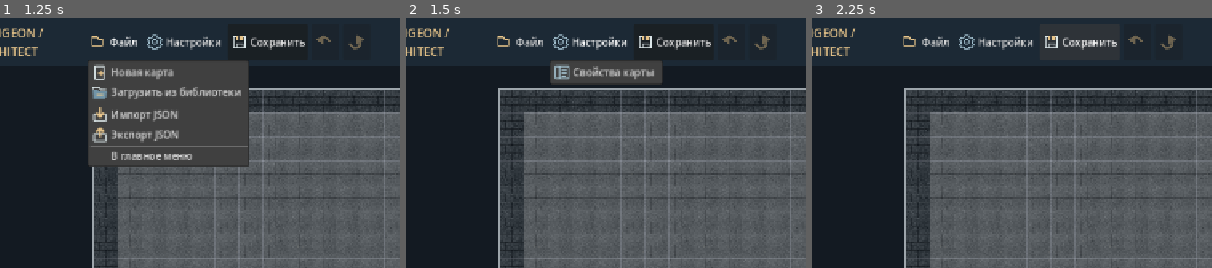
Above: before the commit, frames 1-3 (left to right).
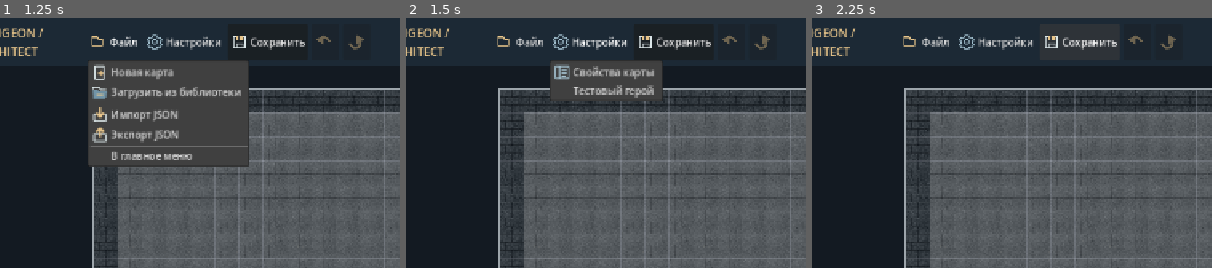
Above: after the commit, the same moments.

Repository: Warpreaktor/Dungeon-Architect
Game: Godot game, scene res://scenes/editor.tscn
Same seed, same stepped clock (60 frames per second), same inputs: the game is played once before the commit and once after it. This scene is started directly instead of the project's main scene.
Inputs:
- Up to frame 1 (1.25 s): click "Файл" at 0.5 s
- Up to frame 2 (1.5 s): click "Настройки" at 1.25 s
- Up to frame 3 (2.25 s): click "Сохранить" at 2 s
The pictures show only the part of the screen within x 4-54%, y 0-50%; the shares and areas given below are measured in that part.

Frame 1 is identical in both runs. In frame 2, 1.1% of the frame differs, in the area x 36-65%, y 26-34%; in frame 3, nothing differs.

Commit message:
feat: Добавлен выбор тестового героя в настройках редактора

Diff:
--- a/scripts/editor.gd
+++ b/scripts/editor.gd
@@ -14,6 +14,7 @@
 const FILE_IMPORT := 4
 const FILE_EXPORT := 5
 const SETTINGS_MAP_PROPERTIES := 1
+const SETTINGS_TEST_HERO := 2
 const VIEW_REACHABILITY := 1
 const VIEW_GRID := 2
 const HERO_HUD_SCENE: PackedScene = preload("res://scenes/hero_hud.tscn")
@@ -77,6 +78,8 @@
 var standalone_game: bool = false
 var _startup_game_map: DungeonMap
 var _startup_hero_id: String = HeroCatalog.DEFAULT_HERO_ID
+## Герой исключительно для тестового прохождения из редактора.
+var _test_hero_id: String = HeroCatalog.DEFAULT_HERO_ID
 var _editor_header: PanelContainer
 var _console_row: HBoxContainer
 var _game_command_bar: GameCommandBar
@@ -102,6 +105,8 @@
 var _layers_menu: MenuButton
 var _issues_toggle: Button
 var _settings_dialog: AcceptDialog
+var _settings_tabs: TabContainer
+var _test_hero_select: OptionButton
 var _issues_dialog: PopupPanel
 var _palette_toggle: Button
 var _palette_panel: PanelContainer
@@ -186,6 +191,7 @@
 	_reachability_refresh_timer.wait_time = 0.15
 	_reachability_refresh_timer.timeout.connect(_refresh_reachability)
 	add_child(_reachability_refresh_timer)
+	_load_test_hero_selection()
 	_build_interface()
 	_create_dialogs()
 	get_viewport().size_changed.connect(_on_editor_viewport_resized)
@@ -249,6 +255,7 @@
 	_settings_menu.tooltip_text = "Настройки редактора и текущей карты"
 	var settings_popup := _settings_menu.get_popup()
 	settings_popup.add_icon_item(COMMAND_ICONS["inspector"], "Свойства карты", SETTINGS_MAP_PROPERTIES)
+	settings_popup.add_item("Тестовый герой", SETTINGS_TEST_HERO)
 	settings_popup.id_pressed.connect(_on_settings_option_selected)
 	toolbar.add_child(_settings_menu)
 	_register_editor_control(_settings_menu)
@@ -509,6 +516,7 @@
 	settings_tabs.name = "SettingsTabs"
 	settings_tabs.custom_minimum_size = Vector2(430, 188)
 	_settings_dialog.add_child(settings_tabs)
+	_settings_tabs = settings_tabs
 	var map_tab := MarginContainer.new()
 	map_tab.name = "Свойства карты"
 	for margin_side in ["margin_left", "margin_right", "margin_top", "margin_bottom"]:
@@ -556,6 +564,34 @@
 	_stats_label.tooltip_text = "Размер задаётся при создании карты и здесь не меняется"
 	map_properties.add_child(_stats_label)
 
+	# Тестовый герой принадлежит настройкам редактора, а не карте.
+	var test_tab := MarginContainer.new()
+	test_tab.name = "Тестирование"
+	for margin_side in ["margin_left", "margin_right", "margin_top", "margin_bottom"]:
+		test_tab.add_theme_constant_override(margin_side, 12)
+	settings_tabs.add_child(test_tab)
+	var test_properties := VBoxContainer.new()
+	test_properties.name = "TestProperties"
+	test_properties.add_theme_constant_override("separation", 12)
+	test_tab.add_child(test_properties)
+	test_properties.add_child(_label("Тестовый герой", 15, Color("#d5e0e7")))
+	_test_hero_select = OptionButton.new()
+	_test_hero_select.name = "TestHeroSelect"
+	_test_hero_select.custom_minimum_size.y = 44
+	_test_hero_select.tooltip_text = "Герой для временного тестового прохождения карты"
+	var hero_ids: Array[String] = []
+	for hero_id in HeroCatalog.DEFINITIONS.keys():
+		hero_ids.append(str(hero_id))
+	hero_ids.sort()
+	for hero_id in hero_ids:
+		var hero_definition: HeroDefinition = HeroCatalog.get_hero(hero_id)
+		_test_hero_select.add_item(hero_definition.display_name)
+		_test_hero_select.set_item_metadata(_test_hero_select.item_count - 1, hero_id)
+	_test_hero_select.select(_test_hero_option_index())
+	_test_hero_select.item_selected.connect(_on_test_hero_selected)
+	test_properties.add_child(_test_hero_select)
+	test_properties.add_child(_label("Выбор действует только при запуске «Тест» и не сохраняется в карте.", 13, Color("#9ab0bf")))
+
 	# Диагностика остаётся доступной по запросу, но не забирает ширину у карты.
 	_issues_dialog = PopupPanel.new()
 	_issues_dialog.name = "IssuesDialog"
@@ -932,10 +968,54 @@
 
 
 func _on_settings_option_selected(id: int) -> void:
-	if id == SETTINGS_MAP_PROPERTIES and map_data != null and not is_play_mode:
-		_name_input.text = map_data.display_name
-		_refresh_stats()
-		_settings_dialog.popup_centered_clamped(Vector2i(490, 240))
+	if is_play_mode or standalone_game:
+		return
+	match id:
+		SETTINGS_MAP_PROPERTIES:
+			if map_data == null:
+				return
+			_name_input.text = map_data.display_name
+			_refresh_stats()
+			_settings_tabs.current_tab = 0
+			_settings_dialog.popup_centered_clamped(Vector2i(490, 260))
+		SETTINGS_TEST_HERO:
+			_settings_tabs.current_tab = 1
+			_test_hero_select.select(_test_hero_option_index())
+			_settings_dialog.popup_centered_clamped(Vector2i(490, 260))
+
+
+func _test_hero_option_index() -> int:
+	if _test_hero_select == null:
+		return 0
+	for index in range(_test_hero_select.item_count):
+		if str(_test_hero_select.get_item_metadata(index)) == _test_hero_id:
+			return index
+	return 0
+
+
+func _on_test_hero_selected(index: int) -> void:
+	if _test_hero_select == null or index < 0 or index >= _test_hero_select.item_count:
+		return
+	var selected_id: String = str(_test_hero_select.get_item_metadata(index))
+	if not HeroCatalog.DEFINITIONS.has(selected_id):
+		return
+	_test_hero_id = selected_id
+	var config := ConfigFile.new()
+	config.load(EDITOR_SETTINGS_PATH)
+	config.set_value("editor", "test_hero_id", _test_hero_id)
+	if config.save(EDITOR_SETTINGS_PATH) != OK:
+		_set_status("Не удалось сохранить тестового героя")
+
+
+func _load_test_hero_selection() -> void:
+	if standalone_game:
+		return
+	var config := ConfigFile.new()
+	if config.load(EDITOR_SETTINGS_PATH) != OK:
+		return
+	var saved_id: String = str(config.get_value("editor", "test_hero_id", HeroCatalog.DEFAULT_HERO_ID))
+	if HeroCatalog.DEFINITIONS.has(saved_id):
+		_test_hero_id = saved_id
 
 
 func _open_issues_dialog() -> void:
@@ -1780,7 +1860,7 @@
 	_pending_next_map = null
 	var session := GameSession.start_for(
 		map_data,
-		_startup_hero_id if standalone_game else HeroCatalog.DEFAULT_HERO_ID,
+		_startup_hero_id if standalone_game else _test_hero_id,
 		_test_open_map and not standalone_game
 	)
 	if session == null:
--- a/tests/test_editor_layout.gd
+++ b/tests/test_editor_layout.gd
@@ -41,7 +41,11 @@
 
 	var settings_dialog := editor.get_node("MapSettingsDialog") as AcceptDialog
 	var tabs := settings_dialog.get_node("SettingsTabs") as TabContainer
-	assert(tabs.get_tab_count() == 1)
+	assert(tabs.get_tab_count() == 2)
+	assert(tabs.get_tab_title(1) == "Тестирование")
+	var test_hero_select := tabs.get_node("Тестирование/TestProperties/TestHeroSelect") as OptionButton
+	assert(test_hero_select != null and test_hero_select.item_count == HeroCatalog.DEFINITIONS.size())
+	assert(settings_menu.get_popup().get_item_index(2) >= 0)
 	assert(tabs.get_tab_title(0) == "Свойства карты")
 	var properties := tabs.get_node("Свойства карты/MapProperties") as VBoxContainer
 	assert(properties != null and properties.get_child_count() == 4)
